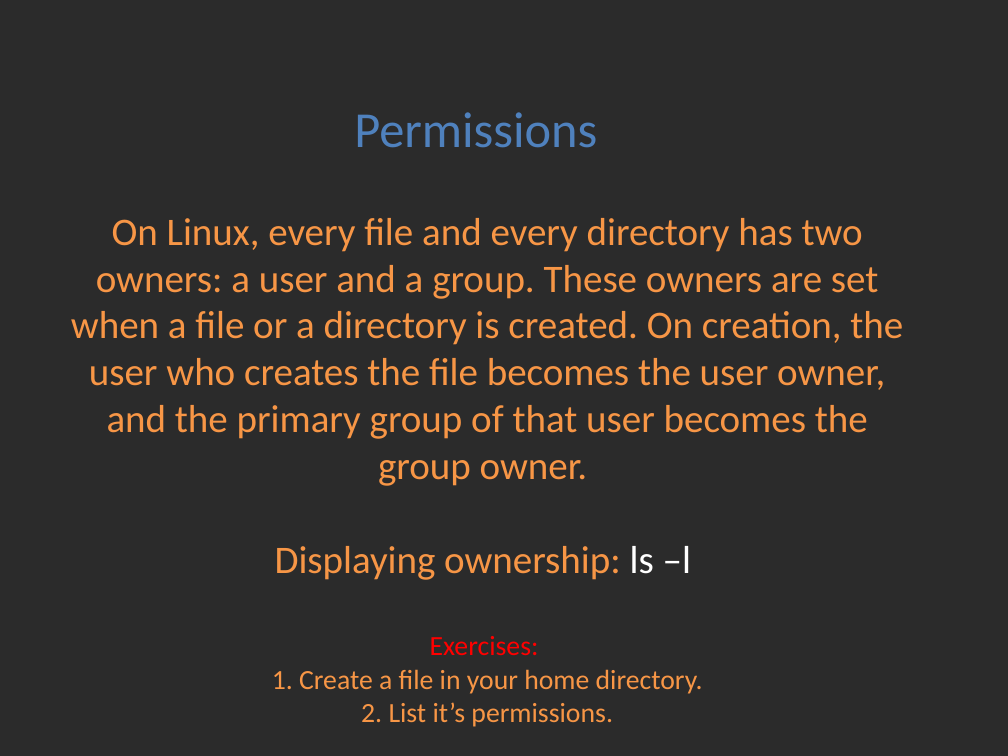
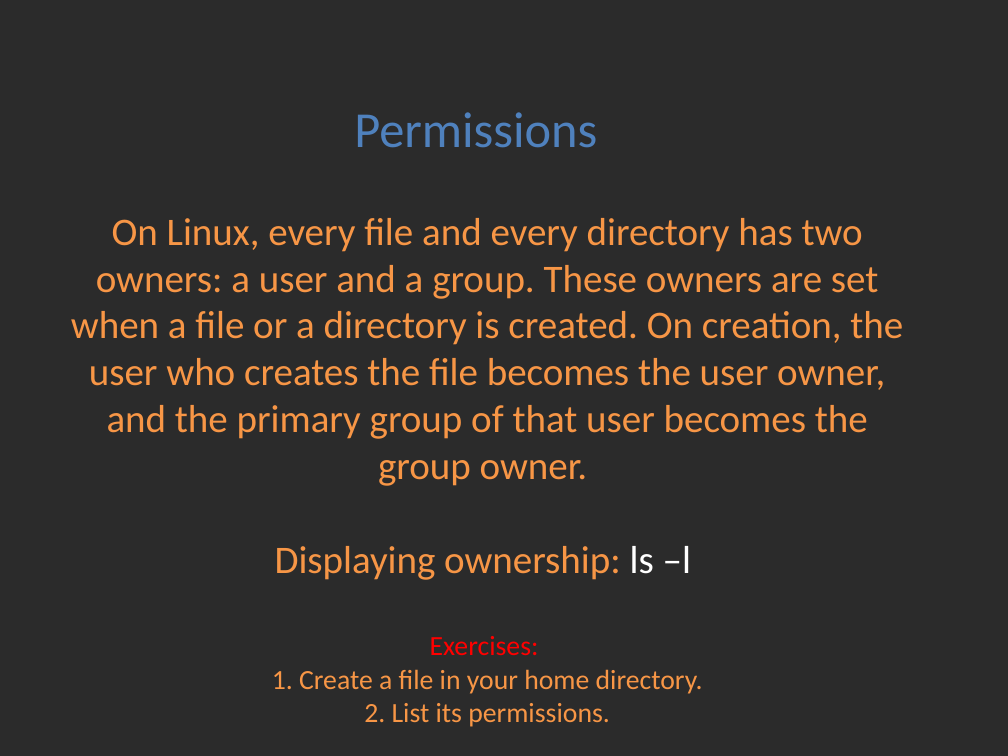
Before and after one commit to Academy-Soft-Intellect/Linux-Course, a slide deck: slide 1 of 05.Permissions/05-PermissionsAndAccessControlLists.pptx. Drawn at 1008x756 pixels with LibreOffice and Linux fonts; fonts in the diff are those of the drawing; background and template pictures are left out; a plain dark background stands for a picture behind light text. Boxes give left, top, right and bottom in pixels: in the first picture for what was removed or moved away, otherwise in the second. Text is boxed around its words. In the diff, an @@ line names an element or a change of style, - is before the commit and + after.

```diff
--- a/05.Permissions/05-PermissionsAndAccessControlLists.pptx
+++ b/05.Permissions/05-PermissionsAndAccessControlLists.pptx
@@ title at bbox=[71, 218, 903, 727]: text changed @@
-On Linux, every file and every directory has two owners: a user and a group. These owners are set when a file or a directory is created. On creation, the user who creates the file becomes the user owner, and the primary group of that user becomes the group owner.
-Displaying ownership: ls –l
-Exercises:
-1. Create a file in your home directory.
-2. List it’s permissions.
-4. Do
+On Linux, every file and every directory has two owners: a user and a group. These owners are set when a file or a directory is created. On creation, the user who creates the file becomes the user owner, and the primary group of that user becomes the group owner.
+Displaying ownership: ls –l
+Exercises:
+1. Create a file in your home directory.
+2. List its permissions.
+4. Do
```
Also in this commit, not shown: 2 other slides changed, 3 other files.
